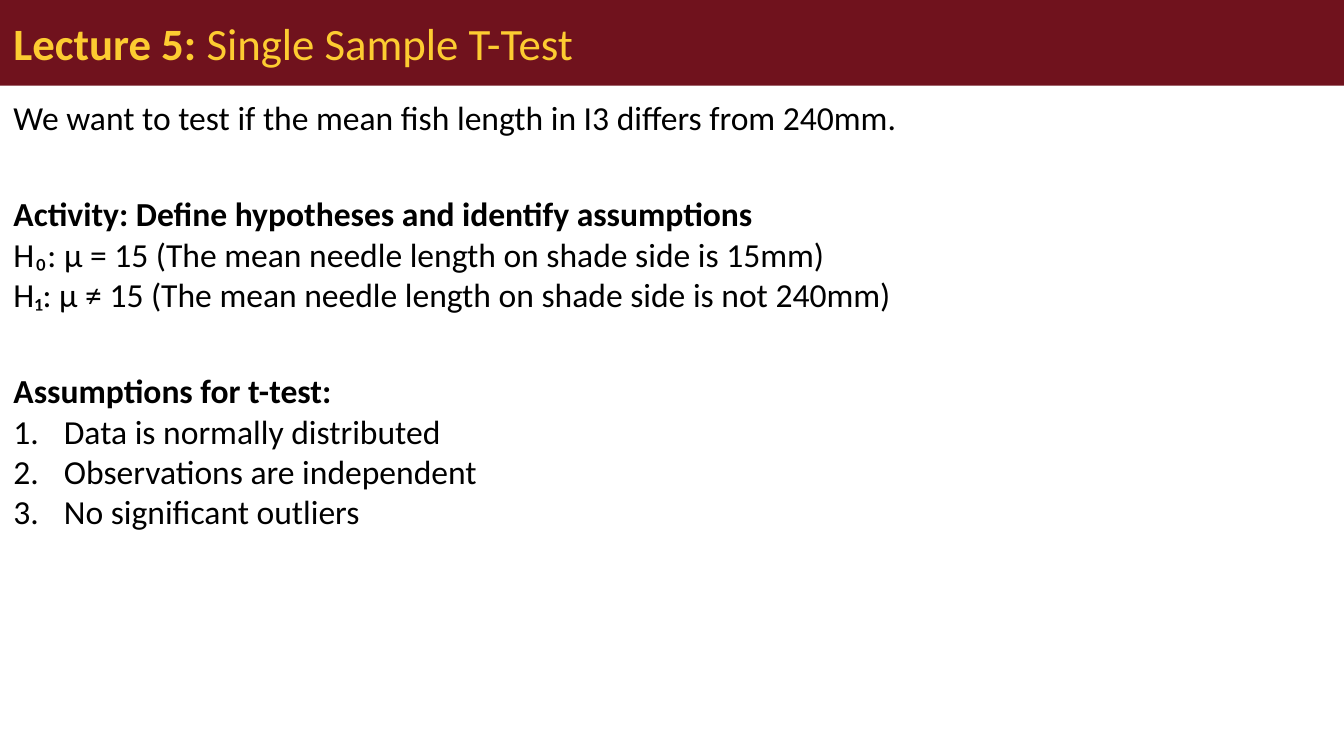
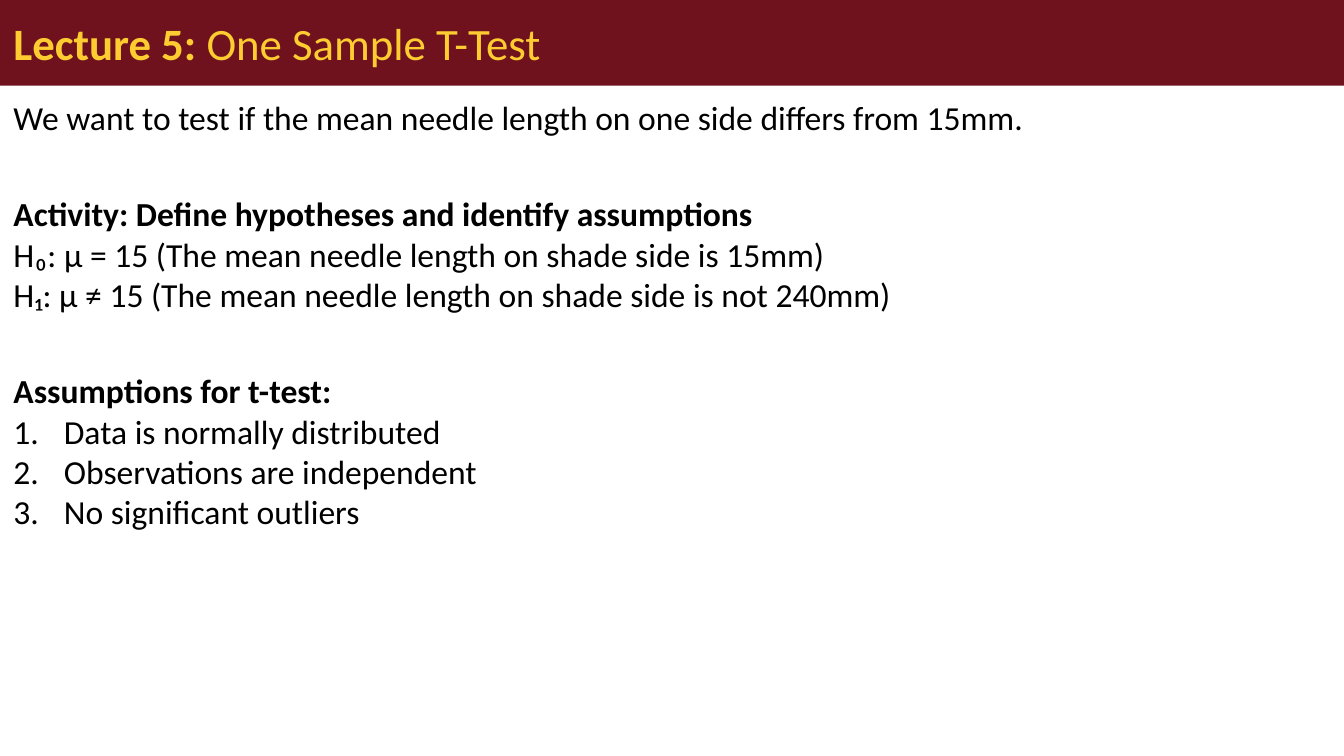
Before and after one commit to wlperry/umd_biostats, a slide deck: slide 10 of docs/ecostats_lectures/lecture_05/05_01_lecture_powerpoint.pptx (slide 11 before the commit). Drawn at 1344x756 pixels with LibreOffice and Linux fonts; fonts in the diff are those of the drawing. Boxes give left, top, right and bottom in pixels: in the first picture for what was removed or moved away, otherwise in the second. Text is boxed around its words. In the diff, an @@ line names an element or a change of style, - is before the commit and + after.

```diff
--- a/docs/ecostats_lectures/lecture_05/05_01_lecture_powerpoint.pptx
+++ b/docs/ecostats_lectures/lecture_05/05_01_lecture_powerpoint.pptx
@@ title at (13,29,540,67): text changed @@
-Lecture 5: Single Sample T-Test
+Lecture 5: One Sample T-Test
@@ text at (13,106,1023,136): text changed @@
-We want to test if the mean fish length in I3 differs from 240mm.
+We want to test if the mean needle length on one side differs from 15mm.
```
Also in this commit, not shown: 20 other slides changed, 1 slide removed, 22 other files.
